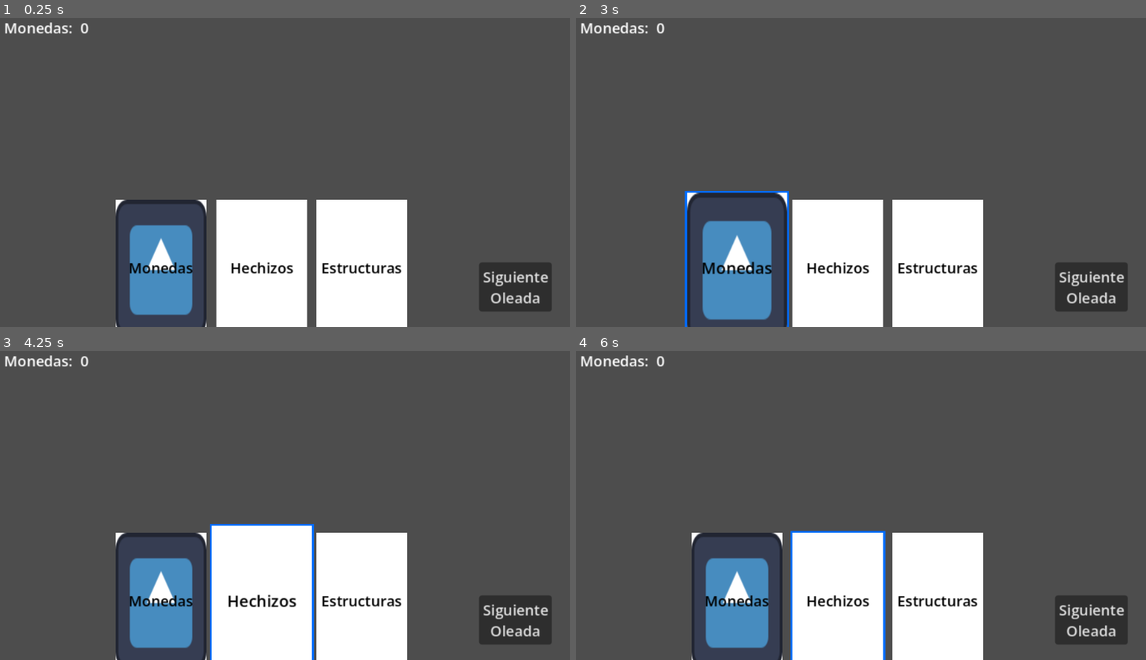
Above: before the commit, frames 1-4 (two rows, left to right).
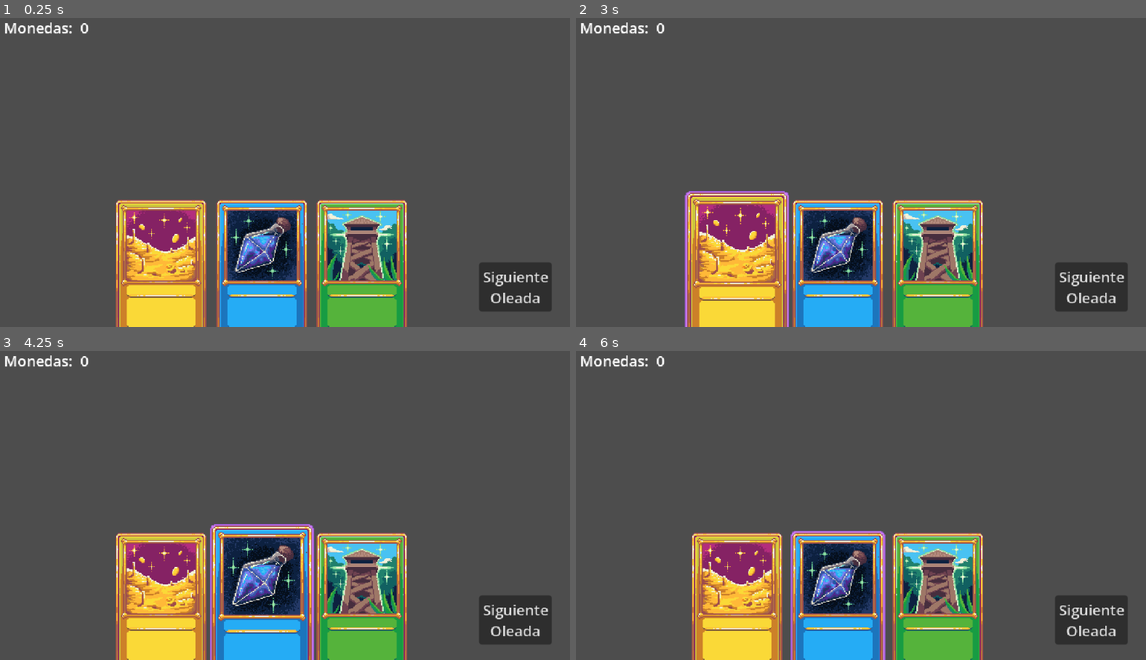
Above: after the commit, the same moments.

Repository: Ricky06202/Bastionfall
Game: Godot game, scene res://Escenas/nivel.tscn
Two runs of this game, one before a commit and one after it. Both use one fixed random seed, a clock stepped at 60 frames per second and the inputs below. The engine's default icon, where the game draws it, is replaced by a stand-in: a white triangle on a blue panel in a dark square.
Inputs (mouse positions are in pixels of both pictures, inside the frame that each line leads up to):
- Up to frame 1 (0.25 s): no input
- Up to frame 2 (3 s): click "Siguiente Oleada" at 0.5 s; click "Siguiente Oleada" at 1.25 s; click "Siguiente Oleada" at 2 s; tap Enter at 2.75 s; move the mouse to (735, 268) at 2.77 s; press the mouse at (735, 268) at 2.78 s
- Up to frame 3 (4.25 s): tap Space at 3.5 s; move the mouse to (262, 601) at 3.52 s; release the mouse at (262, 601) at 3.53 s; click (262, 601) at 3.6 s
- Up to frame 4 (6 s): tap Enter at 4.25, 5.75 s; move the mouse to (935, 601) at 4.27 s; press the mouse at (935, 601) at 4.28 s; tap Space at 5 s; move the mouse to (826, 561) at 5.02 s; release the mouse at (826, 561) at 5.03 s; click (826, 561) at 5.1 s; move the mouse to (1032, 545) at 5.77 s; press the mouse at (1032, 545) at 5.78 s

The runs differ from the first frame. In frame 1, 20% of the frame differs, in the area x 0-97%, y 1-100%; in frame 2, 22%; in frame 3, 21%; in frame 4, 20%.

Commit message:
implementamos el sistema de inventario y implementamos las primeras sprites de cartas

Diff:
--- a/Escenas/Carta.tscn
+++ b/Escenas/Carta.tscn
@@ -2,16 +2,11 @@
 
 [ext_resource type="Script" uid="uid://yqcr8olj4yk1" path="res://Escenas/carta.gd" id="1_jopjk"]
 [ext_resource type="Resource" uid="uid://b33k82rh1ley2" path="res://Recursos/Tipos De Cartas/MonedasPrueba.tres" id="2_lrvte"]
+[ext_resource type="Texture2D" uid="uid://dx5b133r3fi3c" path="res://Assets/Card_Select.png" id="3_mlirv"]
+[ext_resource type="Texture2D" uid="uid://dvxh1m2u6dfcc" path="res://Assets/dinero.png" id="3_srhn1"]
 
 [sub_resource type="QuadMesh" id="QuadMesh_b6a6n"]
 size = Vector2(100, 150)
-
-[sub_resource type="Gradient" id="Gradient_jopjk"]
-offsets = PackedFloat32Array(1)
-colors = PackedColorArray(0, 0.42352942, 1, 1)
-
-[sub_resource type="GradientTexture1D" id="GradientTexture1D_lrvte"]
-gradient = SubResource("Gradient_jopjk")
 
 [sub_resource type="RectangleShape2D" id="RectangleShape2D_ck7s5"]
 size = Vector2(100, 148.1233)
@@ -21,13 +16,12 @@
 script = ExtResource("1_jopjk")
 tipoDeCarta = ExtResource("2_lrvte")
 
-[node name="Borde" type="MeshInstance2D" parent="." unique_id=1663705820]
+[node name="Borde" type="Sprite2D" parent="." unique_id=626110788]
 visible = false
-scale = Vector2(1.04, 1.0266666)
-mesh = SubResource("QuadMesh_b6a6n")
-texture = SubResource("GradientTexture1D_lrvte")
+texture = ExtResource("3_mlirv")
 
 [node name="Carta" type="MeshInstance2D" parent="." unique_id=21483469]
+visible = false
 mesh = SubResource("QuadMesh_b6a6n")
 
 [node name="Control" type="Control" parent="." unique_id=854387744]
@@ -48,6 +42,7 @@
 grow_horizontal = 2
 grow_vertical = 2
 scale = Vector2(100.00001, 150.00002)
+texture = ExtResource("3_srhn1")
 expand_mode = 1
 
 [node name="CollisionShape2D" type="CollisionShape2D" parent="." unique_id=263402514]
@@ -55,6 +50,7 @@
 shape = SubResource("RectangleShape2D_ck7s5")
 
 [node name="Tipo" type="Label" parent="." unique_id=5454034]
+visible = false
 offset_left = -50.0
 offset_top = -12.0
 offset_right = 50.0
--- /dev/null
+++ b/Escenas/Globales/globals.gd
@@ -0,0 +1,5 @@
+extends Node
+
+signal cartaSeleccionada(cartaTocada)
+
+signal siguienteOleada()
--- /dev/null
+++ b/Escenas/Globales/inventario.gd
@@ -0,0 +1,28 @@
+extends Node
+
+var monedas: int = 0
+var hechizos: Array[TipoDeCarta] = []
+var construcciones: Array[TipoDeCarta] = []
+
+const MAX_HECHIZOS = 2
+const MAX_CONSTRUCCIONES = 3
+
+signal obtenerMonedas(carta)
+signal obtenerHechizos(carta)
+signal obtenerEstructuras(carta)
+
+func intentar_agregar_item(recurso: TipoDeCarta) -> bool:
+	match recurso.tipo:
+		0:
+			monedas += recurso.cantidad # O el valor que tenga el recurso
+			return true
+		1:
+			if hechizos.size() < MAX_HECHIZOS:
+				hechizos.append(recurso)
+				return true
+		2:
+			if construcciones.size() < MAX_CONSTRUCCIONES:
+				construcciones.append(recurso)
+				return true
+
+	return false # Si llegó aquí, es que estaba lleno o no era un tipo válido
--- a/Escenas/carta.gd
+++ b/Escenas/carta.gd
@@ -8,9 +8,10 @@
 var seleccionada := false
 
 @onready var posicionInicial := global_position
-@onready var borde: MeshInstance2D = $Borde
+@onready var borde: Sprite2D = $Borde
 @onready var tipo: Label = $Tipo
 @onready var sprite_2d: TextureRect = $Control/Sprite2D
+@onready var carta: MeshInstance2D = $Carta
 
 
 # Called when the node enters the scene tree for the first time.
@@ -25,14 +26,18 @@
 		global_position = get_global_mouse_position()
 
 func actualizarEditor():
+	if tipoDeCarta.sprite:
+		sprite_2d.texture = tipoDeCarta.sprite
+		sprite_2d.visible = true
+		carta.visible = false
+		tipo.visible = false
+
 	match tipoDeCarta.tipo:
 		0: tipo.text = "Monedas"
 		1: tipo.text = "Hechizos"
 		2: tipo.text = "Estructuras"
 
-	if tipoDeCarta.sprite:
-		sprite_2d.texture = tipoDeCarta.sprite
-		sprite_2d.visible = true
+
 
 func _on_mouse_entered() -> void:
 	scale = Vector2(1.1, 1.1)
@@ -69,6 +74,7 @@
 
 func activar():
 	match tipoDeCarta.tipo:
-		0: Globals.obtenerMonedas.emit(tipoDeCarta.cantidad)
-		1: Globals.obtenerHechizos.emit(tipoDeCarta.daño, tipoDeCarta.sprite)
-		2: Globals.obtenerEstructuras.emit()
+		0: Inventario.obtenerMonedas.emit(tipoDeCarta)
+		1: Inventario.obtenerHechizos.emit(tipoDeCarta)
+		2: Inventario.obtenerEstructuras.emit(tipoDeCarta)
+	queue_free()
--- a/Escenas/globals.gd
+++ /dev/null
@@ -1,9 +0,0 @@
-extends Node
-
-signal cartaSeleccionada(cartaTocada)
-
-signal siguienteOleada()
-
-signal obtenerMonedas(cantidad)
-signal obtenerHechizos(Daño, Sprite)
-signal obtenerEstructuras(estructura)
--- a/Escenas/interfaz.gd
+++ b/Escenas/interfaz.gd
@@ -4,7 +4,7 @@
 
 # Called when the node enters the scene tree for the first time.
 func _ready() -> void:
-	Globals.obtenerMonedas.connect(obtenerMonedas)
+	Inventario.obtenerMonedas.connect(obtenerMonedas)
 
 
 # Called every frame. 'delta' is the elapsed time since the previous frame.
@@ -15,5 +15,6 @@
 func _on_siguiente_oleada_pressed() -> void:
 	Globals.siguienteOleada.emit()
 
-func obtenerMonedas(cantidad):
-	monedas.text = str(int(monedas.text) + cantidad)
+func obtenerMonedas(carta):
+	Inventario.intentar_agregar_item(carta)
+	monedas.text = str(Inventario.monedas)
--- a/Recursos/Tipos De Cartas/EstructurasPrueba.tres
+++ b/Recursos/Tipos De Cartas/EstructurasPrueba.tres
@@ -1,8 +1,11 @@
 [gd_resource type="Resource" script_class="TipoDeCarta" format=3 uid="uid://ckmjyntx7d7pq"]
 
 [ext_resource type="Script" uid="uid://bnyw1e2k37pil" path="res://Recursos/definicion/tipo_de_carta.gd" id="1_8jbrl"]
+[ext_resource type="Texture2D" uid="uid://tmc84ad73awd" path="res://Assets/estructura.png" id="2_bp3b8"]
 
 [resource]
 script = ExtResource("1_8jbrl")
+nombre = "Torreta"
 tipo = 2
+sprite = ExtResource("2_bp3b8")
 metadata/_custom_type_script = "uid://bnyw1e2k37pil"
--- a/Recursos/Tipos De Cartas/HechizosPrueba.tres
+++ b/Recursos/Tipos De Cartas/HechizosPrueba.tres
@@ -1,9 +1,11 @@
 [gd_resource type="Resource" script_class="TipoDeCarta" format=3 uid="uid://deq385dunke2y"]
 
 [ext_resource type="Script" uid="uid://bnyw1e2k37pil" path="res://Recursos/definicion/tipo_de_carta.gd" id="1_1id34"]
+[ext_resource type="Texture2D" uid="uid://b2agggy4ge28w" path="res://Assets/hechizo.png" id="2_eptyy"]
 
 [resource]
 script = ExtResource("1_1id34")
+nombre = "Bola de Fuego"
 tipo = 1
-"daño" = 20.5
+sprite = ExtResource("2_eptyy")
 metadata/_custom_type_script = "uid://bnyw1e2k37pil"
--- a/Recursos/Tipos De Cartas/MonedasPrueba.tres
+++ b/Recursos/Tipos De Cartas/MonedasPrueba.tres
@@ -1,10 +1,11 @@
 [gd_resource type="Resource" script_class="TipoDeCarta" format=3 uid="uid://b33k82rh1ley2"]
 
 [ext_resource type="Script" uid="uid://bnyw1e2k37pil" path="res://Recursos/definicion/tipo_de_carta.gd" id="1_7bf21"]
-[ext_resource type="Texture2D" uid="uid://gqgddq4m0bqw" path="res://icon.svg" id="2_66m6i"]
+[ext_resource type="Texture2D" uid="uid://dvxh1m2u6dfcc" path="res://Assets/dinero.png" id="2_66m6i"]
 
 [resource]
 script = ExtResource("1_7bf21")
+nombre = "Bolsa de Monedas"
 sprite = ExtResource("2_66m6i")
 cantidad = 100
 metadata/_custom_type_script = "uid://bnyw1e2k37pil"
--- a/Recursos/definicion/tipo_de_carta.gd
+++ b/Recursos/definicion/tipo_de_carta.gd
@@ -1,5 +1,7 @@
 extends Resource
 class_name TipoDeCarta
+
+@export var nombre : String
 
 @export var tipo : tipos
 
@@ -15,6 +17,32 @@
 @export var cantidad : int
 
 @export_category("Hechizos")
-@export var daño : float
+@export var icono : Texture2D
+@export var tipoHechizo : tiposHechizos
+@export var poder : float
+@export var mana : float
+@export var duracion : float
+
+enum tiposHechizos {
+	FUEGO,
+	HIELO,
+	ELECTRICIDAD,
+	VENENO,
+	CURACION
+}
 
 @export_category("Estructura")
+@export var tipoUnidad : tiposEstructuras
+@export var costo : float
+@export var capacidad : int = 4
+
+@export_subgroup("Estadisticas de unidad")
+@export var vida : float
+@export var ataque : float
+@export var velocidad : float
+
+enum tiposEstructuras {
+	MELEE,
+	DISTANCIA,
+	MAGICO
+}
--- a/project.godot
+++ b/project.godot
@@ -18,6 +18,7 @@
 [autoload]
 
 Globals="*uid://b3qlrma1nxyxa"
+Inventario="*uid://dgxyk1sg5ufe2"
 
 [display]
 
@@ -50,6 +51,7 @@
 
 [rendering]
 
+textures/canvas_textures/default_texture_filter=0
 rendering_device/driver.windows="d3d12"
 renderer/rendering_method="gl_compatibility"
 renderer/rendering_method.mobile="gl_compatibility"
Binary file added: Assets/Card_Select.png
Not shown, added: Assets/Card_Select.png.import
Binary file added: Assets/cardBurn-Sheet.png
Not shown, added: Assets/cardBurn-Sheet.png.import
Binary file added: Assets/dinero.png
Not shown, added: Assets/dinero.png.import
Binary file added: Assets/enemigo.png
Not shown, added: Assets/enemigo.png.import
Binary file added: Assets/estructura.png
Not shown, added: Assets/estructura.png.import
Binary file added: Assets/hechizo.png
Not shown, added: Assets/hechizo.png.import
(and 2 more such lines)
